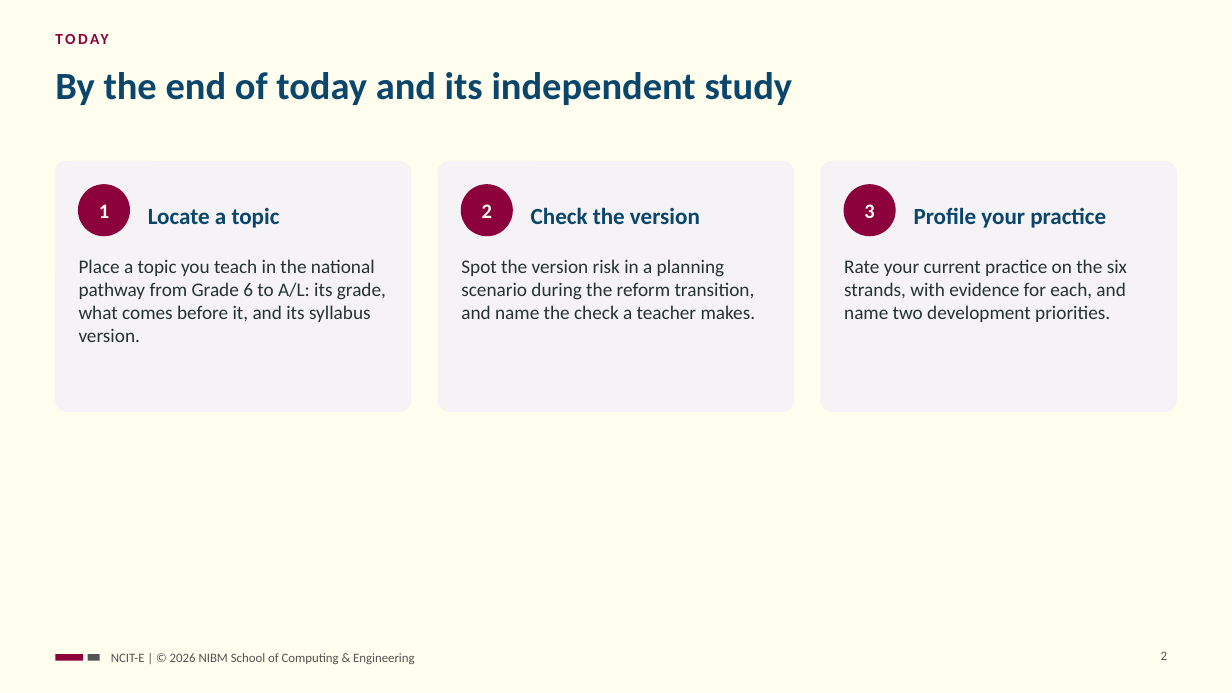
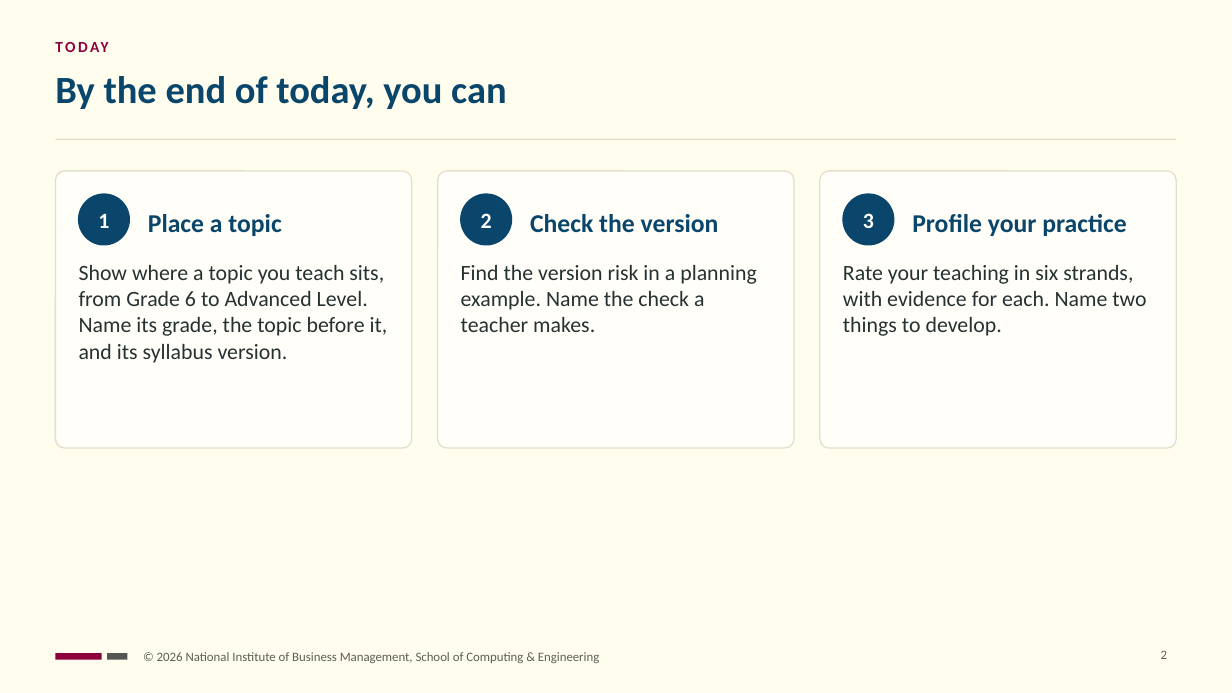
Before and after one commit to NIBM-SOCE/NCIT-E, a slide deck: slide 2 of sessions/s01/slides/ncit-e-s01-orientation.pptx. Drawn at 1232x693 pixels with LibreOffice and Linux fonts; fonts in the diff are those of the drawing. Boxes give left, top, right and bottom in pixels: in the first picture for what was removed or moved away, otherwise in the second. Text is boxed around its words. In the diff, an @@ line names an element or a change of style, - is before the commit and + after.

```diff
--- a/sessions/s01/slides/ncit-e-s01-orientation.pptx
+++ b/sessions/s01/slides/ncit-e-s01-orientation.pptx
@@ text "TODAY": place and size @@
-text "TODAY" at box(55, 30, 1174, 61)
+text "TODAY" at box(55, 37, 1174, 65)
@@ title at box(55, 76, 506, 109): text changed @@
-By the end of today and its independent study
+By the end of today, you can
@@ rectangle added at box(55, 139, 1177, 140), fill #E3DFCC @@
@@ rounded rectangle: place and size @@
-rounded rectangle at box(55, 162, 410, 411)
+rounded rectangle at box(55, 171, 412, 448)
@@ rounded rectangle: place and size @@
-rounded rectangle at box(438, 162, 793, 411)
+rounded rectangle at box(438, 171, 795, 448)
@@ fill #F5F3F5 to #FFFEF8; outline #F5F3F5 1 pt to #E3DFCC 1 pt; proportions changed in 3 elements at box(438, 171, 795, 448), box(55, 171, 412, 448), box(820, 171, 1177, 448) @@
@@ rounded rectangle: place and size @@
-rounded rectangle at box(822, 162, 1177, 411)
+rounded rectangle at box(820, 171, 1177, 448)
@@ text "Check the version" at box(530, 214, 719, 233): size 18 to 20 pt @@
@@ 3 texts, 3 ellipses: place and size @@
-3 texts, 3 ellipses at box(79, 185, 896, 236)
+3 texts, 3 ellipses at box(79, 194, 894, 245)
@@ size 16 to 17 pt, text colour #FFFDEE to #FFFFFF in 3 elements at box(98, 213, 109, 228), box(481, 213, 492, 228), box(863, 213, 874, 228) @@
@@ fill #8C013C to #0A466B; outline #8C013C 1 pt to #0A466B 1 pt; proportions changed in 3 elements at box(79, 194, 129, 245), box(461, 194, 512, 245), box(843, 194, 894, 245) @@
@@ text "Profile your practice" at box(912, 214, 1127, 236): size 18 to 20 pt @@
@@ text at box(148, 214, 281, 236): text changed; size 18 to 20 pt @@
-Locate a topic
+Place a topic
@@ text at box(79, 265, 388, 363): text changed; size 15 to 17 pt @@
-Place a topic you teach in the national pathway from Grade 6 to A/L: its grade, what comes before it, and its syllabus version.
+Show where a topic you teach sits, from Grade 6 to Advanced Level. Name its grade, the topic before it, and its syllabus version.
@@ text at box(461, 265, 757, 332): text changed; size 15 to 17 pt @@
-Spot the version risk in a planning scenario during the reform transition, and name the check a teacher makes.
+Find the version risk in a planning example. Name the check a teacher makes.
@@ text at box(843, 265, 1146, 336): text changed; size 15 to 17 pt @@
-Rate your current practice on the six strands, with evidence for each, and name two development priorities.
+Rate your teaching in six strands, with evidence for each. Name two things to develop.
@@ rectangle: place and size @@
-rectangle at box(55, 654, 83, 661)
+rectangle at box(55, 653, 102, 660)
@@ rectangle: place and size @@
-rectangle at box(88, 654, 100, 661)
+rectangle at box(107, 653, 128, 660)
@@ text at box(157, 652, 599, 663): text changed; text colour #545454 to #5E5E56 @@
-NCIT-E | © 2026 NIBM School of Computing & Engineering
+© 2026 National Institute of Business Management, School of Computing & Engineering
```
Also in this commit, not shown: 25 other slides changed, 7 slides added, 9 slides removed, 6 other files.
